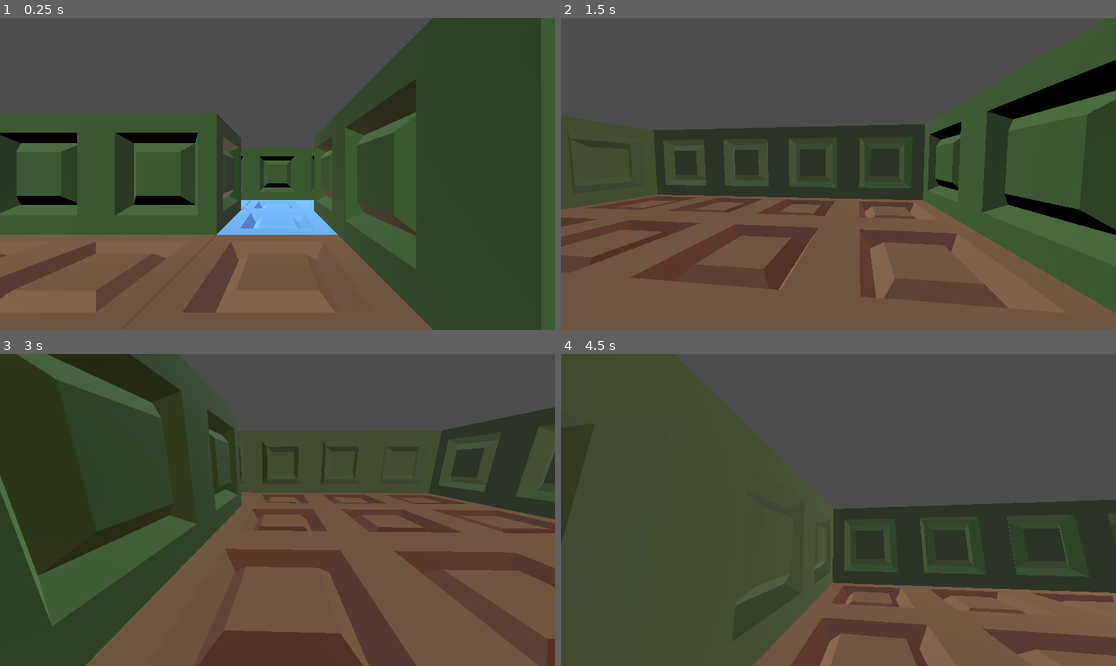
Above: before the commit, frames 1-4 (two rows, left to right).
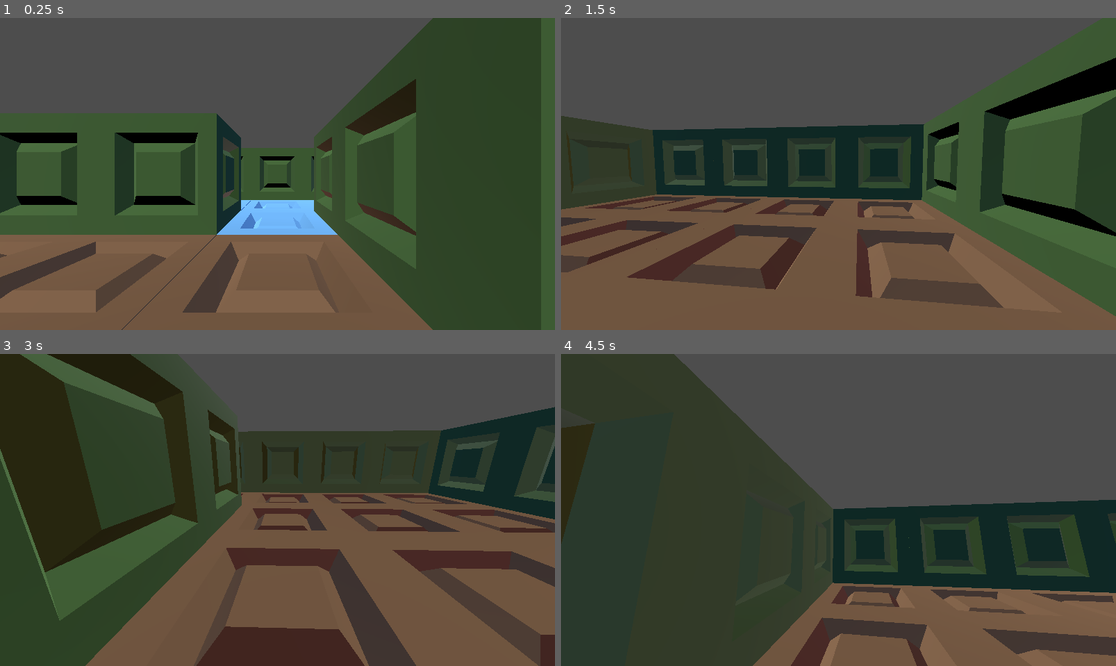
Above: after the commit, the same moments.

Repository: anderada/Project_Whatever
Game: Godot game, scene res://Scenes/testScene.tscn
Two runs of this game, one before a commit and one after it. Both use one fixed random seed, a clock stepped at 60 frames per second and the inputs below.
Inputs (mouse positions are in pixels of both pictures, inside the frame that each line leads up to):
- Up to frame 1 (0.25 s): no input
- Up to frame 2 (1.5 s): tap Enter at 0.5 s; move the mouse to (960, 158) at 0.52 s; hold D 0.53-1.28 s; move the mouse to (727, 189) at 1.27 s; hold S from 1.28 s (still down)
- Up to frame 3 (3 s): tap Space at 2 s; move the mouse to (333, 441) at 2.02 s; release S at 2.03 s; hold D 2.03-2.78 s; move the mouse to (249, 572) at 2.77 s; hold W from 2.78 s (still down)
- Up to frame 4 (4.5 s): move the mouse to (1005, 556) at 3.52 s; release W at 3.53 s; hold A from 3.53 s (still down); move the mouse to (672, 463) at 4.27 s

The runs differ from the first frame. In frame 1, 1.0% of the frame differs, in the area x 21-46%, y 30-100%; in frame 2, 11%, in the area x 0-100%, y 0-96%; in frame 3, 7.3%; in frame 4, 9.4%.

Commit message:
ice animations

Diff:
--- /dev/null
+++ b/Game/Assets/Prefabs/stairs.tscn
@@ -0,0 +1,3 @@
+[gd_scene format=3 uid="uid://b58x36f7w8pir"]
+
+[node name="Stairs" type="Node3D"]
--- a/Game/Assets/Tile Sets/testTileSet.tscn
+++ b/Game/Assets/Tile Sets/testTileSet.tscn
@@ -1,8 +1,9 @@
-[gd_scene load_steps=4 format=3 uid="uid://cxumbmrempqsb"]
+[gd_scene load_steps=5 format=3 uid="uid://cxumbmrempqsb"]
 
 [ext_resource type="PackedScene" uid="uid://dnak032cwbtnx" path="res://Assets/Prefabs/ice.tscn" id="1_b5amb"]
 [ext_resource type="PackedScene" uid="uid://bd12svvlhti5o" path="res://Assets/Prefabs/floor.tscn" id="2_1jqhe"]
 [ext_resource type="PackedScene" uid="uid://ccj0rtrnq6rny" path="res://Assets/Prefabs/wall.tscn" id="3_wi5yb"]
+[ext_resource type="PackedScene" uid="uid://b58x36f7w8pir" path="res://Assets/Prefabs/stairs.tscn" id="4_qhdov"]
 
 [node name="Tile Set" type="Node3D"]
 
@@ -11,3 +12,5 @@
 [node name="Ice" parent="." instance=ExtResource("1_b5amb")]
 
 [node name="Wall" parent="." instance=ExtResource("3_wi5yb")]
+
+[node name="Stairs" parent="." instance=ExtResource("4_qhdov")]
--- a/Game/Scenes/testScene.tscn
+++ b/Game/Scenes/testScene.tscn
@@ -1,11 +1,23 @@
-[gd_scene load_steps=6 format=3 uid="uid://dnntgybm4ualm"]
+[gd_scene load_steps=9 format=3 uid="uid://dnntgybm4ualm"]
 
 [ext_resource type="MeshLibrary" uid="uid://c7s504naygtsq" path="res://Assets/Tile Sets/testTileSet.tres" id="1_rvkmo"]
 [ext_resource type="Script" path="res://Scripts/playerMovement.gd" id="2_6b51s"]
 [ext_resource type="Script" path="res://Scripts/cameraMovement.gd" id="3_iyvod"]
 
-[sub_resource type="Curve" id="Curve_5xky0"]
-_data = [Vector2(0, 0), 0.0, 0.28215, 0, 0, Vector2(1, 1), 0.291337, 0.0, 0, 0]
+[sub_resource type="Curve" id="Curve_x6p1d"]
+_data = [Vector2(0, 0), 0.0, 0.0, 0, 0, Vector2(1, 1), 0.0, 0.0, 0, 0]
+point_count = 2
+
+[sub_resource type="Curve" id="Curve_mdgxm"]
+_data = [Vector2(0, 0), 0.0, 0.0, 0, 0, Vector2(1, 1), 1.4, 0.0, 0, 0]
+point_count = 2
+
+[sub_resource type="Curve" id="Curve_u7dom"]
+_data = [Vector2(0, 0), 0.0, 1.0, 0, 1, Vector2(1, 1), 1.0, 0.0, 1, 0]
+point_count = 2
+
+[sub_resource type="Curve" id="Curve_kf3x4"]
+_data = [Vector2(0, 0), 0.0, 1.4, 0, 0, Vector2(1, 1), 0.0, 0.0, 0, 0]
 point_count = 2
 
 [sub_resource type="Curve" id="Curve_ou3iv"]
@@ -22,11 +34,11 @@
 
 [node name="Ambient" type="DirectionalLight3D" parent="Lights"]
 transform = Transform3D(0.0338856, 0.415214, -0.909093, -0.110372, -0.902497, -0.416315, -0.993312, 0.114445, 0.0152457, 0, 0, 0)
-light_color = Color(0.878586, 0.691476, 0.650441, 1)
+light_color = Color(0.778177, 0.523443, 0.469085, 1)
 
 [node name="Ambient2" type="DirectionalLight3D" parent="Lights"]
 transform = Transform3D(0.0427507, -0.835257, -0.548196, -0.932506, 0.163593, -0.321978, 0.358615, 0.52496, -0.771889, 0, 0, 0)
-light_color = Color(0.783836, 0.63647, 0.8469, 1)
+light_color = Color(0.369307, 0.513619, 0.809253, 1)
 
 [node name="GridMap" type="GridMap" parent="."]
 mesh_library = ExtResource("1_rvkmo")
@@ -45,7 +57,10 @@
 transform = Transform3D(-4.37114e-08, 0, 1, 0, 1, 0, -1, 0, -4.37114e-08, 3, 0, 3)
 script = ExtResource("2_6b51s")
 moveTime = 0.3
-moveCurve = SubResource("Curve_5xky0")
+walkCurve = SubResource("Curve_x6p1d")
+slideInCurve = SubResource("Curve_mdgxm")
+slideCurve = SubResource("Curve_u7dom")
+slideOutCurve = SubResource("Curve_kf3x4")
 rotationTime = 0.3
 rotationCurve = SubResource("Curve_ou3iv")
 mazeRef = NodePath("../GridMap")
--- a/Game/Scripts/playerMovement.gd
+++ b/Game/Scripts/playerMovement.gd
@@ -1,10 +1,14 @@
 extends Node3D
 
 @export var moveTime : float
-@export var moveCurve : Curve
+@export var walkCurve : Curve
+@export var slideInCurve : Curve
+@export var slideCurve : Curve
+@export var slideOutCurve : Curve
 @export var rotationTime : float
 @export var rotationCurve : Curve
 @export var mazeRef : GridMap
+var moveCurve : Curve
 var forward : Vector2
 var nextSpace : Vector2
 var targetPosition : Vector3
@@ -23,6 +27,7 @@
 	previousPosition = position
 	targetRotation = rotation_degrees.y
 	previousRotation = rotation_degrees.y
+	moveCurve = walkCurve
 
 # Called every frame. 'delta' is the elapsed time since the previous frame.
 func _process(delta: float) -> void:
@@ -73,6 +78,7 @@
 		targetPosition.z += nextSpace.y
 		moveClock = moveTime
 		lastMove = nextSpace
+		setMoveCurve()
 	#backwards
 	if(playerInput.x == -1 && moveClock <= 0 && !sliding):
 		previousPosition = position
@@ -81,6 +87,7 @@
 		targetPosition.z -= nextSpace.y
 		moveClock = moveTime
 		lastMove = -nextSpace
+		setMoveCurve()
 	#turn right
 	if(playerInput.y == 1 && rotationClock <= 0):
 		previousRotation = rotation_degrees.y
@@ -117,6 +124,7 @@
 			targetPosition.z += lastMove.y
 			moveClock = moveTime
 			sliding = true
+			setMoveCurve()
 
 
 	#rotate player
@@ -135,3 +143,17 @@
 	previousPosition = position
 	sliding = false
 	moveClock = -1
+
+func setMoveCurve() -> void:
+	var blockPos = mazeRef.local_to_map(position)
+	var blockAtFeet = mazeRef.get_cell_item(blockPos)
+	blockPos = mazeRef.local_to_map(targetPosition)
+	var blockInFront = mazeRef.get_cell_item(blockPos)
+	print(blockAtFeet)
+	print(blockInFront)
+	if(blockAtFeet != 1 && blockInFront == 1):
+		moveCurve = slideInCurve
+	if(blockAtFeet == 1 && blockInFront == 1):
+		moveCurve = slideCurve
+	if(blockAtFeet == 1 && blockInFront != 1):
+		moveCurve = slideOutCurve
